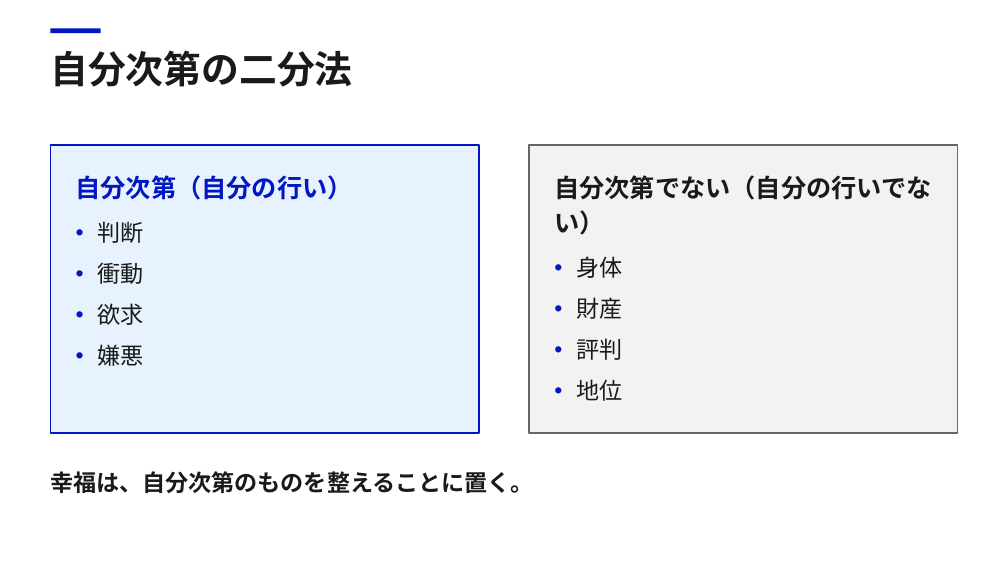
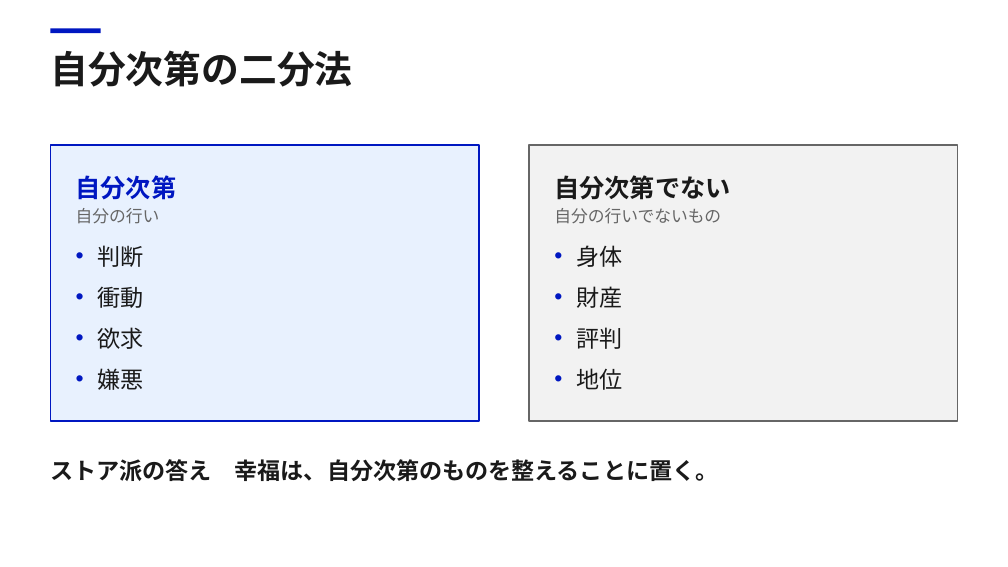
Before and after one commit to Daisetsu1980/markitdown, a slide deck: slide 16 of work/幸福_第2回/幸福_第2回.pptx. Drawn at 1008x567 pixels with LibreOffice and Linux fonts; fonts in the diff are those of the drawing. Boxes give left, top, right and bottom in pixels: in the first picture for what was removed or moved away, otherwise in the second. Text is boxed around its words. In the diff, an @@ line names an element or a change of style, - is before the commit and + after.

```diff
--- a/work/幸福_第2回/幸福_第2回.pptx
+++ b/work/幸福_第2回/幸福_第2回.pptx
@@ rectangle: place and size @@
-rectangle at bbox=[51, 145, 479, 433]
+rectangle at bbox=[51, 145, 479, 421]
@@ rectangle: place and size @@
-rectangle at bbox=[529, 145, 958, 433]
+rectangle at bbox=[529, 145, 958, 421]
@@ text at bbox=[76, 175, 177, 200]: text changed; size 24 to 16 pt; text colour #0017C1 to #666666; bold off @@
-自分次第（自分の行い）
+自分次第
+自分の行い
@@ text at bbox=[554, 175, 730, 224]: text changed; size 24 to 16 pt; text colour #1A1A1A to #666666; bold off @@
-自分次第でない（自分の行いでない）
+自分次第でない
+自分の行いでないもの
@@ text at bbox=[50, 459, 719, 481]: text changed @@
-幸福は、自分次第のものを整えることに置く。
+ストア派の答え 幸福は、自分次第のものを整えることに置く。
```
Also in this commit, not shown: 17 other slides changed, 22 other files.
